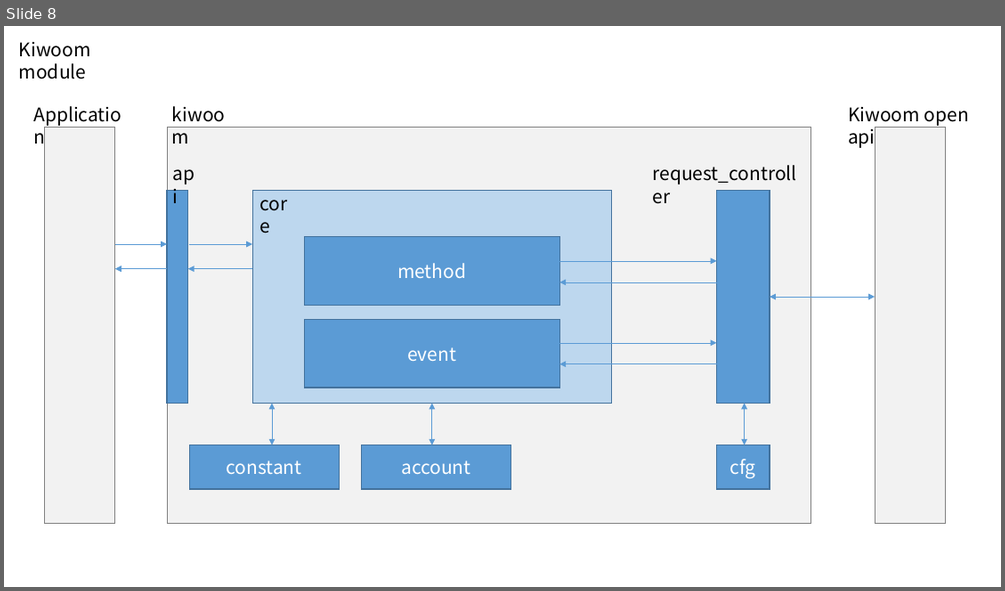
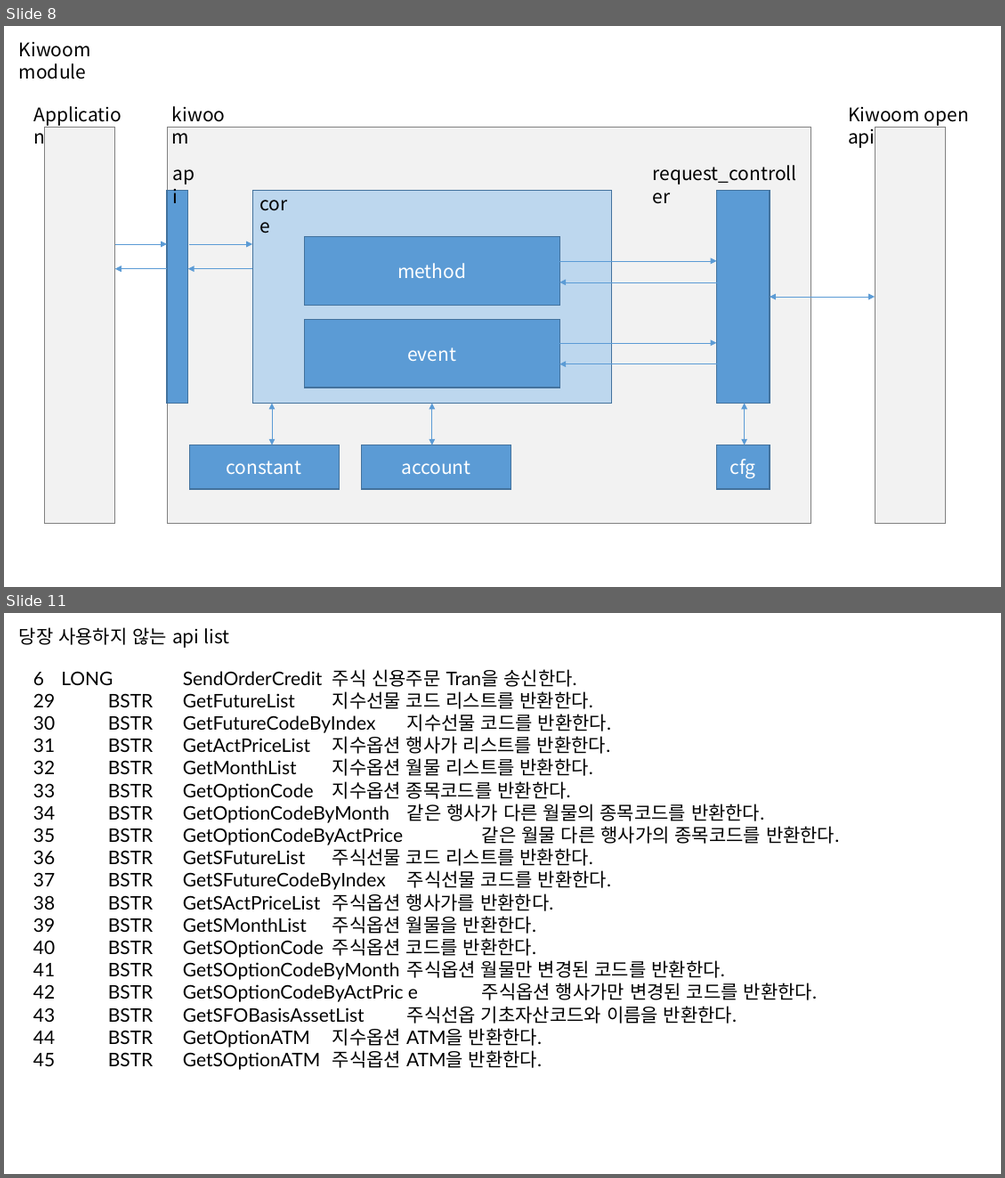
Before and after one commit to happineer/system_trading, a slide deck: doc/TopTrader.pptx. Shown one above the other, each under a label of ours: slide 8 before the commit, slides 8 and 11 after it; the slides between them are not shown. The pictures are 1005x591 and 1005x1178 pixels, drawn with LibreOffice and Linux fonts; fonts in the diff are those of the drawing. Boxes give left, top, right and bottom in pixels: in the first picture for what was removed or moved away, otherwise in the second. Text is boxed around its words. In the diff, an @@ line names an element or a change of style, - is before the commit and + after.

```diff
--- a/doc/TopTrader.pptx
+++ b/doc/TopTrader.pptx
@@ slide 11 added at (x1=4, y1=613, x2=1001, y2=1174), background #FFFFFF @@
@@ text added at (x1=19, y1=627, x2=229, y2=648), 18 pt, text #000000 @@
+당장 사용하지 않는 api list
@@ text added at (x1=61, y1=669, x2=839, y2=1070), 18 pt, text #000000 @@
+6 LONG SendOrderCredit 주식 신용주문 Tran을 송신한다.
+29 BSTR GetFutureList 지수선물 코드 리스트를 반환한다.
+30 BSTR GetFutureCodeByIndex 지수선물 코드를 반환한다.
+31 BSTR GetActPriceList 지수옵션 행사가 리스트를 반환한다.
+32 BSTR GetMonthList 지수옵션 월물 리스트를 반환한다.
+33 BSTR GetOptionCode 지수옵션 종목코드를 반환한다.
+34 BSTR GetOptionCodeByMonth 같은 행사가 다른 월물의 종목코드를 반환한다.
+35 BSTR GetOptionCodeByActPrice 같은 월물 다른 행사가의 종목코드를 반환한다.
+36 BSTR GetSFutureList 주식선물 코드 리스트를 반환한다.
+37 BSTR GetSFutureCodeByIndex 주식선물 코드를 반환한다.
+38 BSTR GetSActPriceList 주식옵션 행사가를 반환한다.
+39 BSTR GetSMonthList 주식옵션 월물을 반환한다.
+40 BSTR GetSOptionCode 주식옵션 코드를 반환한다.
+41 BSTR GetSOptionCodeByMonth 주식옵션 월물만 변경된 코드를 반환한다.
+42 BSTR GetSOptionCodeByActPric e 주식옵션 행사가만 변경된 코드를 반환한다.
+43 BSTR GetSFOBasisAssetList 주식선옵 기초자산코드와 이름을 반환한다.
+44 BSTR GetOptionATM 지수옵션 ATM을 반환한다.
+45 BSTR GetSOptionATM 주식옵션 ATM을 반환한다.
```
Also in this commit, not shown: 2 slides changed, 3 other slides added.
